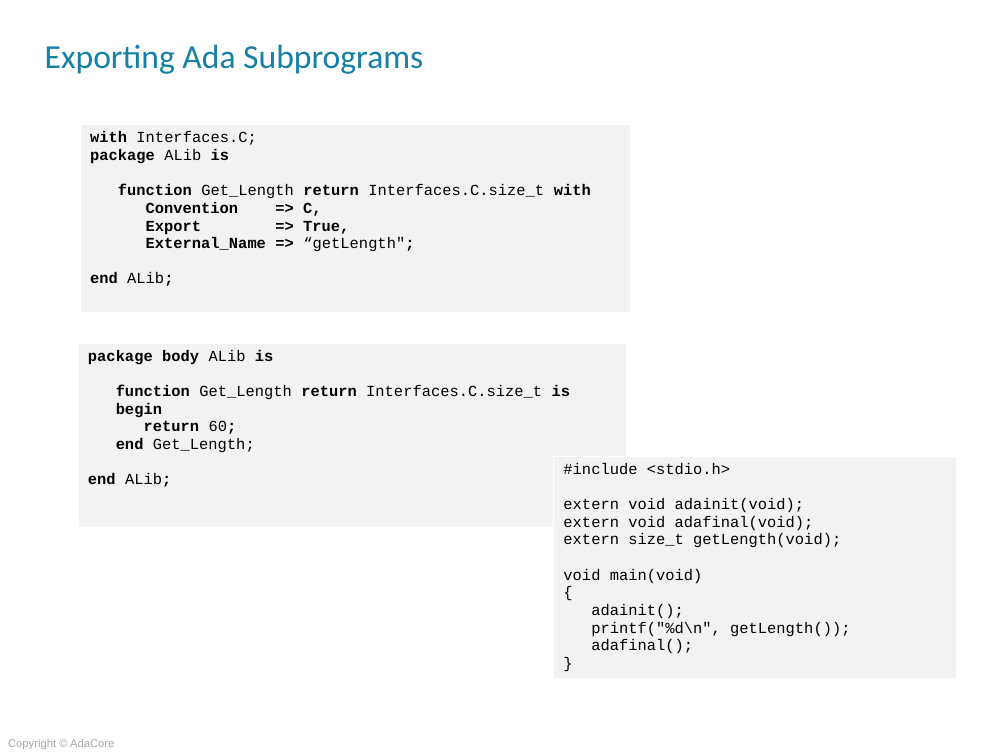
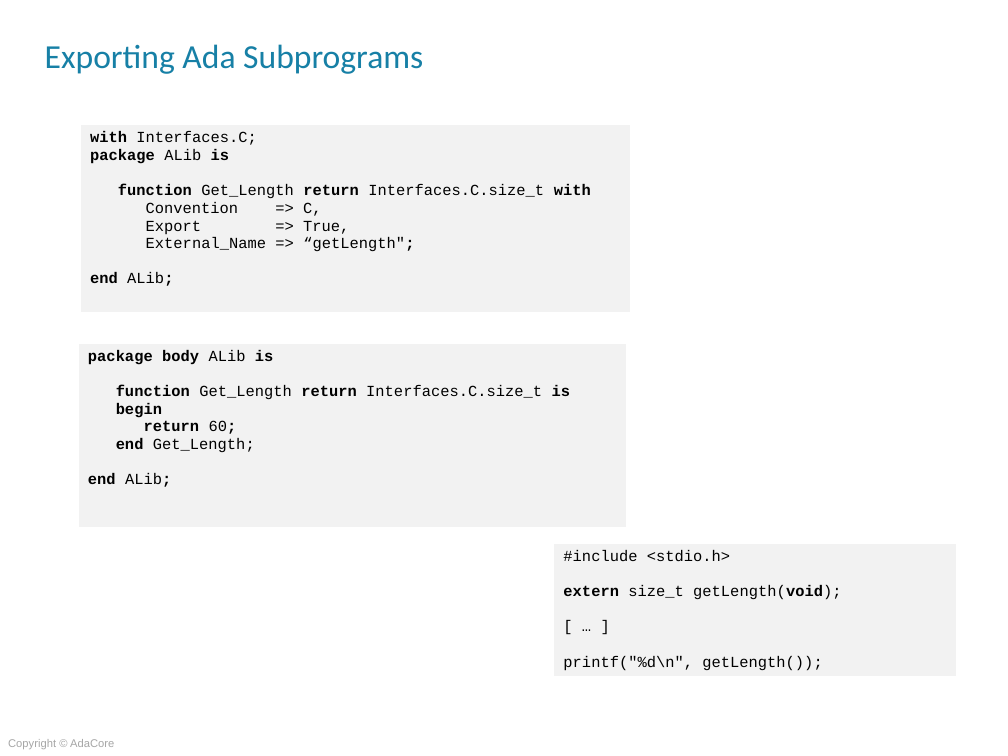
Before and after one commit to AdaCoreU/Courses, a slide deck: slide 5 of lectures/04_Mixed_Language_Programming_In_Ada/02_Ada_and_C/Slides/02_Ada_And_C.pptx (slide 6 before the commit). Drawn at 1008x756 pixels with LibreOffice and Linux fonts; fonts in the diff are those of the drawing; background and template pictures are left out. Boxes give left, top, right and bottom in pixels: in the first picture for what was removed or moved away, otherwise in the second. Text is boxed around its words. In the diff, an @@ line names an element or a change of style, - is before the commit and + after.

```diff
--- a/lectures/04_Mixed_Language_Programming_In_Ada/02_Ada_and_C/Slides/02_Ada_And_C.pptx
+++ b/lectures/04_Mixed_Language_Programming_In_Ada/02_Ada_and_C/Slides/02_Ada_And_C.pptx
@@ table at [80, 125, 631, 312] @@
@@ bold off in "Convention => C,", "Export => True,", "External_Name =>" @@
@@ table at [553, 543, 957, 682] @@
@@ row 1, column 1: "#include <stdio.h> / extern void adainit(void); / extern void adafinal(void); / extern size_t getLength(void); / void main(void) / { / adainit(); / printf("%d\n", getLength()); / adafinal(); / }" to "#include <stdio.h> / extern size_t getLength(void); / [ … ] / printf("%d\n", getLength());" @@
@@ table: place and size @@
-table at [553, 457, 957, 688]
+table at [553, 543, 957, 682]
```
Also in this commit, not shown: 2 other slides changed, 1 slide added, 1 slide removed.
